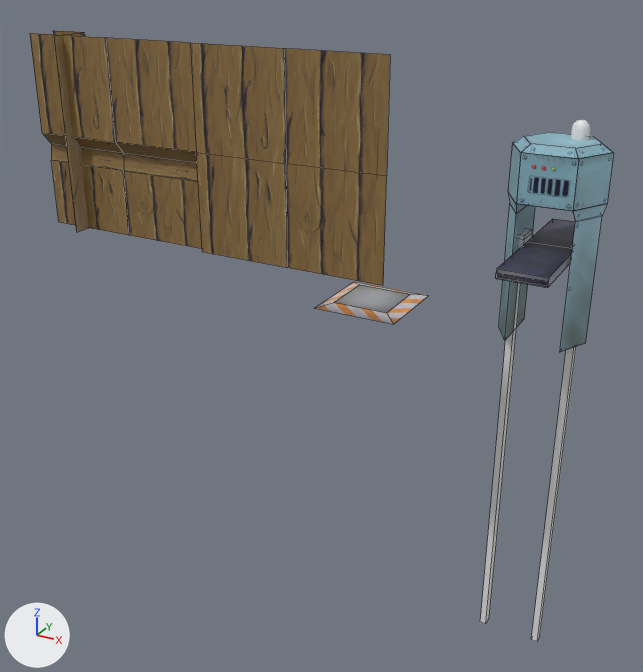
An edit to the Blender file raw_assets/santas_workshop.blend, drawn before and after from the same camera.
The view is the same before and after, from a 50 mm lens placed at (2.15, -8.79, 2.82), pointed at (-2.41, -0.5, -1.33). Every picture has the same lights, and +X, +Y and +Z are marked at lower left. Mesh edges are drawn as thin lines on the coarser meshes.

In view in the first picture: 'ConveyorBelt', 'Frame', 'MachineA', 'Platform', 'Wall', 'WallBottom', 'WallSupport'.
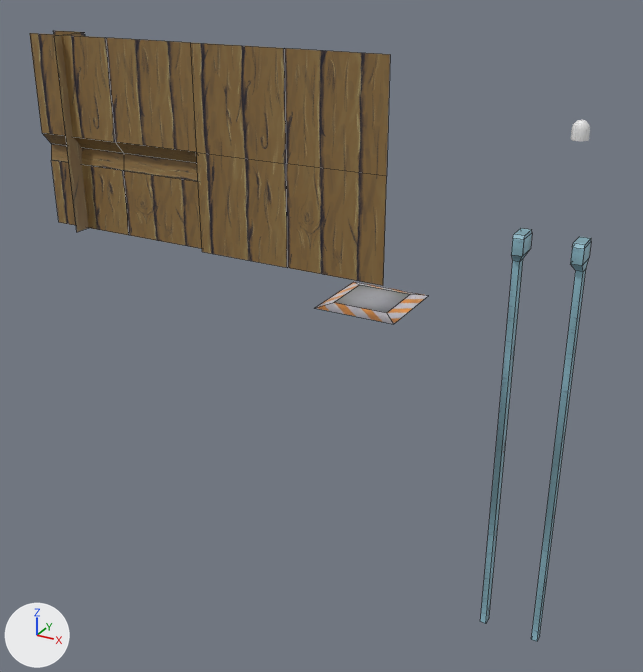
Boxes [x1, y1, x2, y2] around the edits, measured in the pictures (643 x 672 px):
'MachineA', hidden (cyan)
    before: [499, 132, 614, 352]
'Frame', reshaped, modifiers changed
    before: [480, 229, 576, 641]
    after: [480, 228, 591, 641]
'ConveyorBelt', hidden
    before: [495, 219, 575, 288]
part 1 of me_cube, added (cyan)
    after: [531, 237, 591, 641]
part 2 of me_cube, recoloured (grey to cyan)
    both: [480, 229, 532, 624]

What changed in the scene script:
```text
Change me_cube:
    used by ob_frame; location = (0.0, 0.0, 0.0)
    remove me_cube.from_pydata(...)  # 20 vertices, 18 faces; spans x -0.36..-0.25, y -0.15..0.15, z -5.0..0.1
    add me_cube.from_pydata(...)  # 40 vertices, 36 faces; spans x -0.36..0.36, y -0.15..0.15, z -5.0..0.1
    me_cube part 1: the loose piece of 20 vertices spanning x -0.36..-0.25, y -0.15..0.15, z -5.0..0.1 is copied, and the copy is mirrored in x about the mesh origin, in mat_machine (picture img_machine); it spans x 0.25..0.36, y -0.15..0.15, z -5.0..0.1
    me_cube part 2: 18 faces spanning x -0.36..-0.25, y -0.15..0.15, z -5.0..0.1 switch from no material to mat_machine (picture img_machine)
Change ob_conveyorbelt:
    add ob_conveyorbelt.hide_set(True)
Change ob_frame:
    remove _m = ob_frame.modifiers.new('Mirror', 'MIRROR')
Change ob_machinea:
    add ob_machinea.hide_set(True)
```
